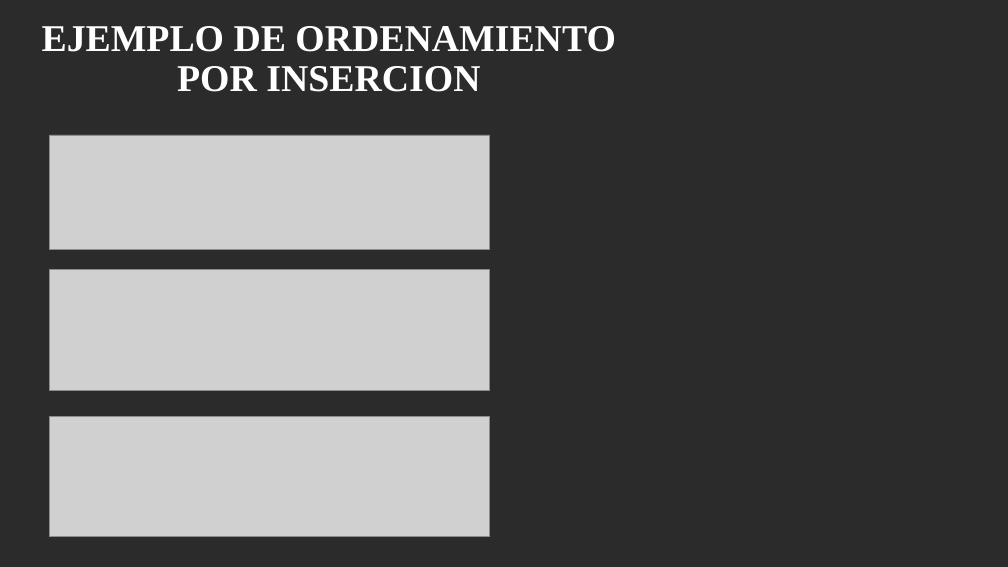
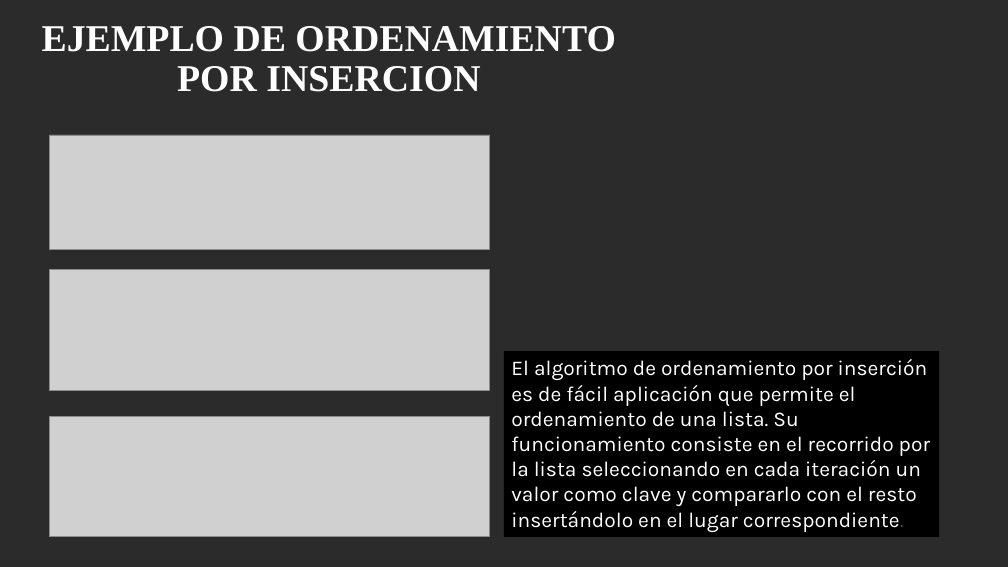
Before and after one commit to Johann3421/Algor_Ord_Insercion, a slide deck: slide 3 of Orde_insercion.pptx. Drawn at 1008x567 pixels with LibreOffice and Linux fonts; fonts in the diff are those of the drawing; grey boxes stand for pictures; background and template pictures are left out; a plain dark background stands for a picture behind light text. Boxes give left, top, right and bottom in pixels: in the first picture for what was removed or moved away, otherwise in the second. Text is boxed around its words. In the diff, an @@ line names an element or a change of style, - is before the commit and + after.

```diff
--- a/Orde_insercion.pptx
+++ b/Orde_insercion.pptx
@@ rectangle added at (504,351,940,537), fill #000000, 20 pt, text #FFFFFF @@
+El algoritmo de ordenamiento por inserción es de fácil aplicación que permite el ordenamiento de una lista. Su funcionamiento consiste en el recorrido por la lista seleccionando en cada iteración un valor como clave y compararlo con el resto insertándolo en el lugar correspondiente.
```
Also in this commit, not shown: 1 other slide changed.
